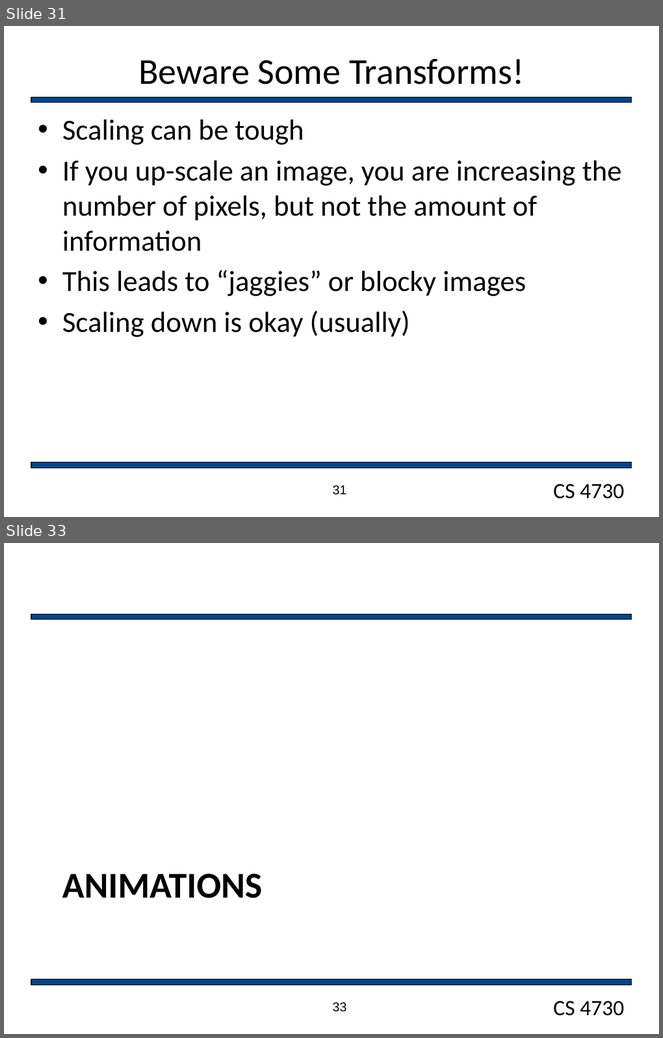
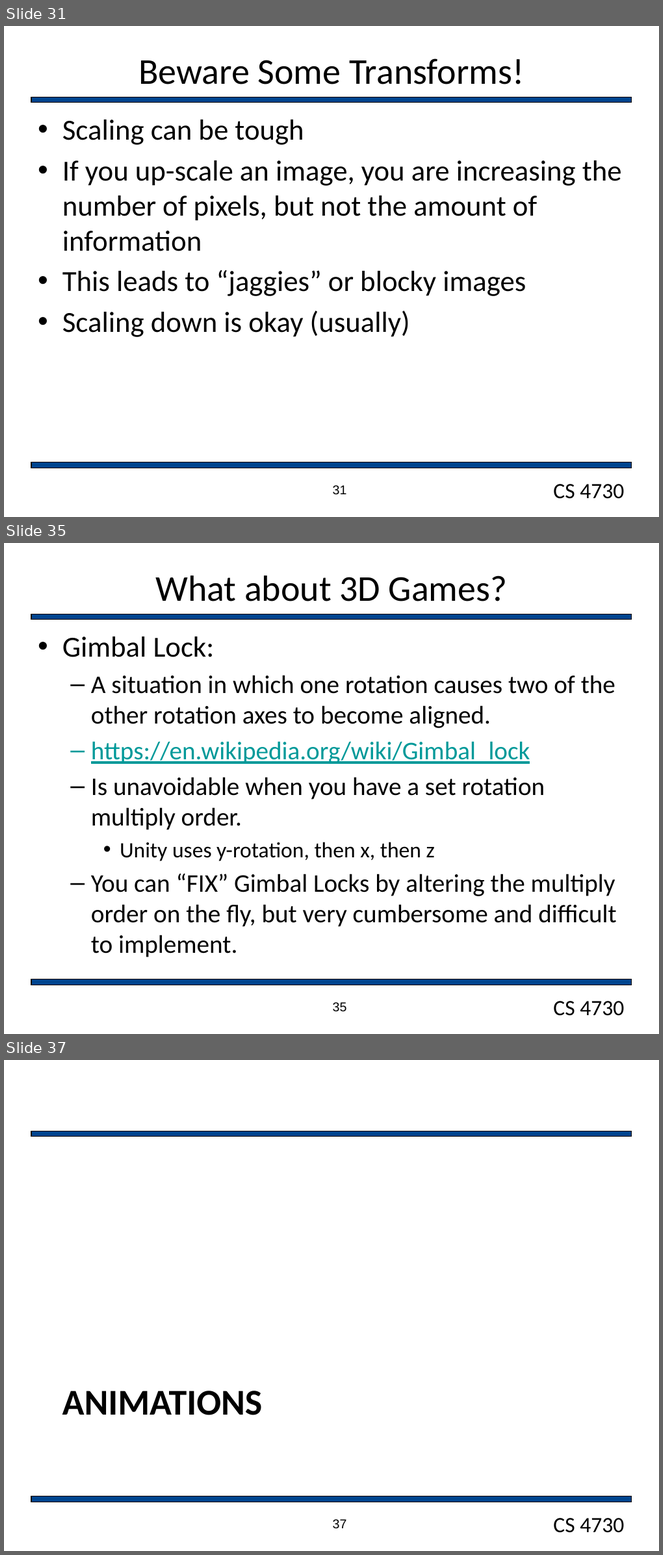
Before and after one commit to markfloryan/gamedesign, a slide deck: slides/Sprites.pptx. Shown one above the other, each under a label of ours: slides 31 and 33 before the commit, slides 31, 35 and 37 after it; the slides between them are not shown. The pictures are 663x1038 and 663x1555 pixels, drawn with LibreOffice and Linux fonts; fonts in the diff are those of the drawing; background and template pictures are left out. Boxes give left, top, right and bottom in pixels: in the first picture for what was removed or moved away, otherwise in the second. Text is boxed around its words. In the diff, an @@ line names an element or a change of style, - is before the commit and + after.

```diff
--- a/slides/Sprites.pptx
+++ b/slides/Sprites.pptx
@@ slide 35 added at (x1=4, y1=543, x2=659, y2=1034), background #FFFFFF; not listed: 3 template elements that a slide beside it also shows @@
@@ title added at (x1=155, y1=575, x2=507, y2=601), 40 pt, text #000000 @@
+What about 3D Games?
@@ text added at (x1=62, y1=637, x2=616, y2=958), 28 pt, text #000000 @@
+• Gimbal Lock:
+  – A situation in which one rotation causes two of the other rotation axes to become aligned.
+  – https://en.wikipedia.org/wiki/Gimbal_lock
+  – Is unavoidable when you have a set rotation multiply order.
+    • Unity uses y-rotation, then x, then z
+  – You can “FIX” Gimbal Locks by altering the multiply order on the fly, but very cumbersome and difficult to implement.
@@ page number added at (x1=333, y1=1003, x2=347, y2=1012), 14 pt, text #000000 @@
+35
@@ what was slide 33 is now slide 37 @@
@@ page number at (x1=333, y1=1520, x2=347, y2=1529): text changed @@
-33
+37
```
Also in this commit, not shown: 1 slide changed, 4 other slides added, 1 slide removed, 5 other files.
